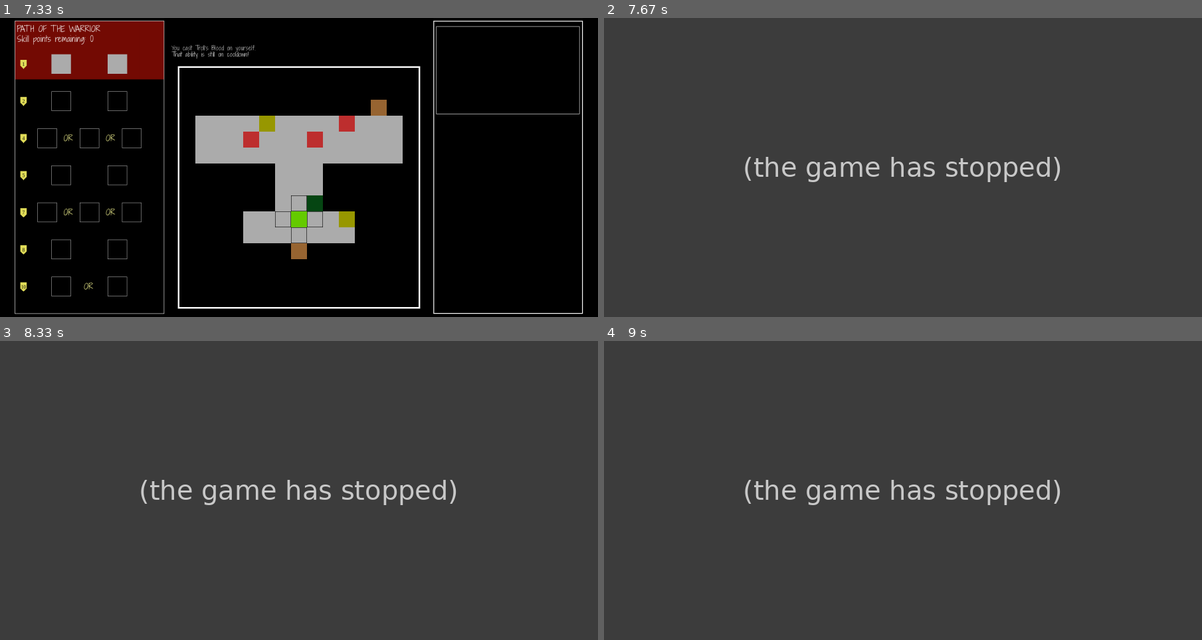
Above: before the commit, frames 1-4 (two rows, left to right).
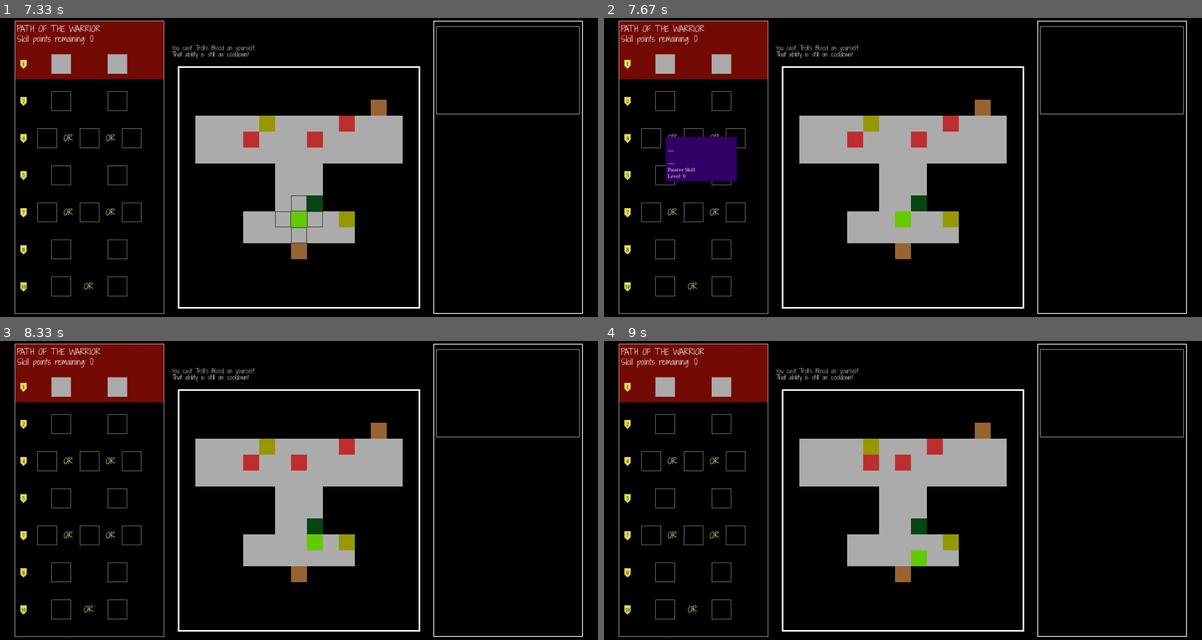
Above: after the commit, the same moments.

Repository: sohraub/untitled_pygame
Game: pygame game, started from main.py
The game is run twice, just before and just after one commit, with the same random seed, the same clock (stepped at 60 frames per second) and the same inputs.
Inputs (mouse positions are in pixels of both pictures, inside the frame that each line leads up to):
- Up to frame 1 (7.33 s): hold Up 0.33-0.8 s; hold Right 0.83-1.47 s; tap 2 at 0.98, 2.48 s; click (316, 218) at 1.6 s; move the mouse to (155, 104) at 1.83 s; click (155, 104) at 2.02 s; hold Down 2.33-2.7 s; hold Left 2.73-3.2 s; tap T at 2.88, 4.22, 5.42, 6.65 s; hold Right 3.23-3.7 s; tap 1 at 3.38, 4.55, 5.98, 7.08 s; click (299, 236) at 3.83 s; hold Up 4.07-4.37 s; hold Right 4.4-4.87 s; move the mouse to (436, 236) at 4.9 s; click (436, 236) at 5.02 s; hold Left 5.27-5.8 s; hold Down 5.83-6.13 s; click (293, 224) at 6.27 s; hold Left 6.5-6.9 s; hold Up 6.93-7.3 s
- Up to frame 2 (7.67 s): click (735, 206) at 7.45 s
- Up to frame 3 (8.33 s): hold Right from 7.7 s (still down); tap T at 7.85 s
- Up to frame 4 (9 s): release Right at 8.33 s; hold Down 8.37-8.73 s; tap 1 at 8.52 s; click (789, 481) at 8.87 s

Frame 1 is identical in both runs. In frame 2, 99% of the frame differs, in the area x 0-100%, y 0-100%; in frame 3, 99%; in frame 4, 99%.
Error before the commit: AttributeError: 'Ability' object has no attribute 'to_dict' (skill_tree_renderer.py line 128); the game stopped at 7.45 s (later frames are placeholders)

Commit message:
added a few passive skills and updated the warrior skill tree with them. they don't have any effect yet

Diff:
--- /dev/null
+++ b/element_lists/passive_abilities.py
@@ -0,0 +1,8 @@
+from game_elements.ability import PassiveAbility
+
+
+calculated_strikes = PassiveAbility(name='Calculated Strikes', description='Increases your critical-hit rate.',
+                                    mod_group='combat', specific_mod='crit_rate', value=5)
+
+bloodthirst = PassiveAbility(name='Bloodthirst', description='Gain HP when you kill and enemy.',
+                             mod_group='on_kill', specific_mod='gain_hp', value=2)
--- a/game_elements/classes/warrior.py
+++ b/game_elements/classes/warrior.py
@@ -3,7 +3,7 @@
 import math
 
 from rendering import board_renderer
-from game_elements.ability import ActiveAbility, Ability
+from game_elements.ability import ActiveAbility, PassiveAbility
 from utility_functions import get_knockback
 
 
@@ -90,6 +90,7 @@
                           targeting_function_params={'radius': 4}, function=leap_slam_func, level=0, cooldown=10,
                           save_target=True, multi_target=[(1, 0), (0, 1), (-1, 0), (0, -1)])
 
+from element_lists.passive_abilities import calculated_strikes, bloodthirst
 
 SKILL_TREE = {
     "active_1": [
@@ -106,13 +107,13 @@
     ],
     "passive_1": [
         {
-            'name': '',
-            'ability': Ability(),
+            'name': 'Calculated Strikes',
+            'ability': calculated_strikes,
             'level_prereq': 2,
         },
         {
-            'name': '',
-            'ability': Ability(),
+            'name': 'Bloodthirst',
+            'ability': bloodthirst,
             'level_prereq': 2,
         }
     ],
@@ -126,13 +127,13 @@
         },
         {
             'name': '',
-            'ability': Ability(),
+            'ability': ActiveAbility(),
             'level_prereq': 4,
             'disabled': False
         },
         {
             'name': '',
-            'ability': Ability(),
+            'ability': ActiveAbility(),
             'level_prereq': 4,
             'disabled': False
         }
@@ -140,31 +141,31 @@
     "passive_2": [
         {
             'name': '',
-            'ability': Ability(),
+            'ability': PassiveAbility(),
             'level_prereq': 5,
         },
         {
             'name': '',
-            'ability': Ability(),
+            'ability': PassiveAbility(),
             'level_prereq': 5,
         }
     ],
     "active_3": [
         {
             'name': '',
-            'ability': Ability(),
+            'ability': ActiveAbility(),
             'level_prereq': 7,
             'disabled': False
         },
         {
             'name': '',
-            'ability': Ability(),
+            'ability': ActiveAbility(),
             'level_prereq': 7,
             'disabled': False
         },
         {
             'name': '',
-            'ability': Ability(),
+            'ability': ActiveAbility(),
             'level_prereq': 7,
             'disabled': False
         }
@@ -172,25 +173,25 @@
     "passive_3": [
         {
             'name': '',
-            'ability': Ability(),
+            'ability': PassiveAbility(),
             'level_prereq': 8,
         },
         {
             'name': '',
-            'ability': Ability(),
+            'ability': PassiveAbility(),
             'level_prereq': 8,
         }
     ],
     "active_4": [
         {
             'name': '',
-            'ability': Ability(),
+            'ability': ActiveAbility(),
             'level_prereq': 10,
             'disabled': False
         },
         {
             'name': '',
-            'ability': Ability(),
+            'ability': ActiveAbility(),
             'level_prereq': 10,
             'disabled': False
         }
--- a/rendering/player_panel_renderer.py
+++ b/rendering/player_panel_renderer.py
@@ -510,10 +510,12 @@
         top_left_y = mouse_pos[1]
     if ability.get('cooldown', False):  # Ability will only have a cooldown entry if it's an active ability
         draw_active_ability_details(ability, top_left_x, top_left_y, player_mp)
+    else:  # Otherwise it is a passive ability
+        draw_passive_ability_details(ability, top_left_x, top_left_y)
 
 def draw_active_ability_details(ability, top_left_x, top_left_y, player_mp):
-    window_body = ability['description'] + ['----', f'Level: {ability["level"]}', f'Cooldown: {ability["cooldown"]}',
-                                            f'MP Cost: {ability["mp_cost"]}']
+    window_body = ['----'] + ability['description'] + ['----', 'Active Skill', f'Level: {ability["level"]}',
+                                            f'Cooldown: {ability["cooldown"]}', f'MP Cost: {ability["mp_cost"]}']
     if player_mp is not None:
         if ability['turns_left'] > 0:  # Only display 'turns left' info if the ability is on cooldown
             window_body.append(f'Turns left on cooldown: {ability["turns_left"]}')
@@ -522,6 +524,10 @@
     draw_detail_window(header_string=ability['name'], body_strings=window_body, auto_window_height=True,
                        rect_dimensions=(top_left_x, top_left_y, ITEM_TOOLTIP_LENGTH, 1.5 * ITEM_TOOLTIP_HEIGHT))
 
+def draw_passive_ability_details(ability, top_left_x, top_left_y):
+    window_body = ['----'] + ability['description'] + ['----', 'Passive Skill', f'Level: {ability["level"]}']
+    draw_detail_window(header_string=ability['name'], body_strings=window_body, auto_window_height=True,
+                       rect_dimensions=(top_left_x, top_left_y, ITEM_TOOLTIP_LENGTH, 0))
 
 def draw_exp_details(experience):
     """Draws tooltip showing details about the player's current experience progress."""
